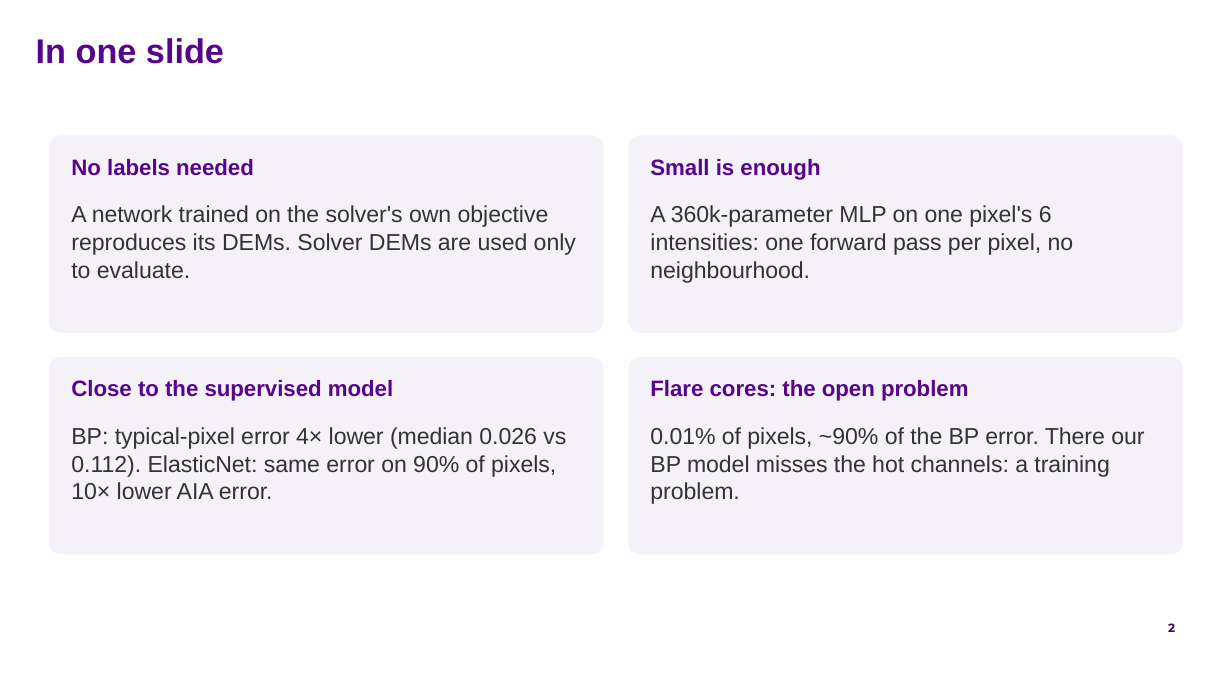
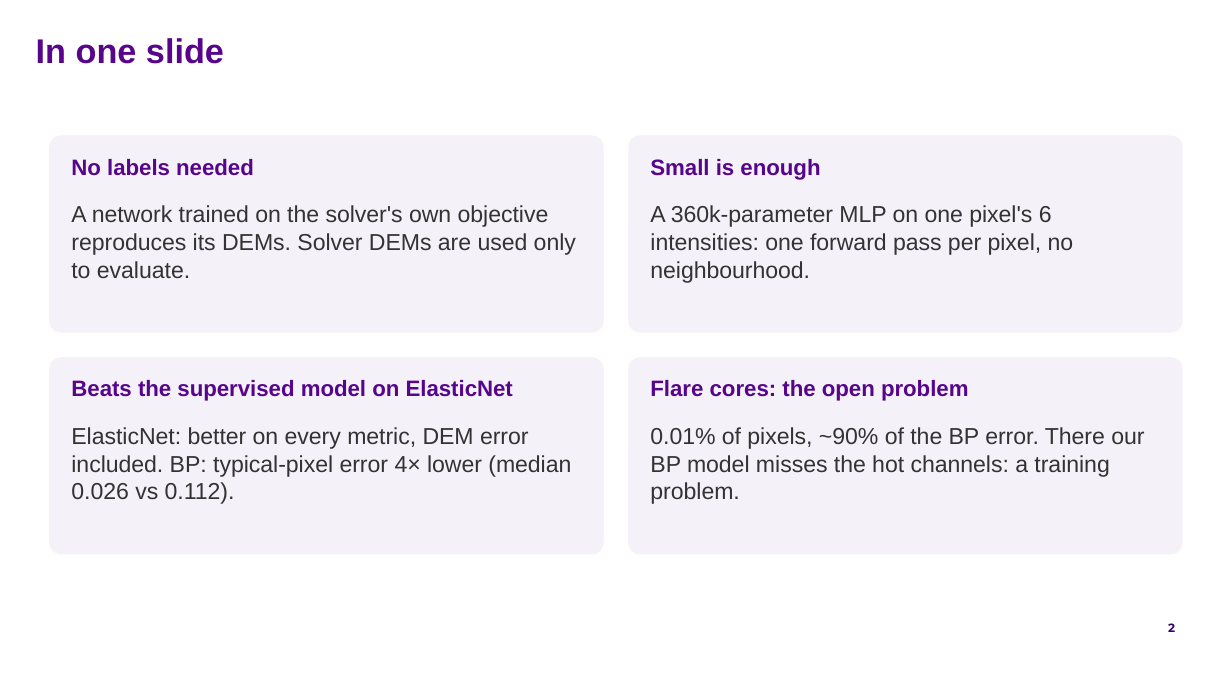
Before and after one commit to FruitPnchSamuraiG/solar-dem-inversion, a slide deck: slide 2 of slides/DEM_deck_v2.pptx. Drawn at 1232x693 pixels with LibreOffice and Linux fonts; fonts in the diff are those of the drawing; background and template pictures are left out. Boxes give left, top, right and bottom in pixels: in the first picture for what was removed or moved away, otherwise in the second. Text is boxed around its words. In the diff, an @@ line names an element or a change of style, - is before the commit and + after.

Commit message:
slides + results: ElasticNet takes the sqrt + Fourier input; BP keeps log1p
On the 360k models, sqrt + Fourier input wins ElasticNet's validation (0.0533
vs 0.0575) and beats the supervised model on every headline metric; on BP it
ties on validation (2.1472 vs 2.1478) and does not help flare cores, so BP
keeps log1p. The final-model folder, figures and deck follow.

```diff
--- a/slides/DEM_deck_v2.pptx
+++ b/slides/DEM_deck_v2.pptx
@@ text at (71,380,513,401): text changed @@
-Close to the supervised model
+Beats the supervised model on ElasticNet
@@ text at (71,427,571,504): text changed @@
-BP: typical-pixel error 4× lower (median 0.026 vs 0.112). ElasticNet: same error on 90% of pixels, 10× lower AIA error.
+ElasticNet: better on every metric, DEM error included. BP: typical-pixel error 4× lower (median 0.026 vs 0.112).
```
Also in this commit, not shown: 7 other slides changed, 18 other files.
